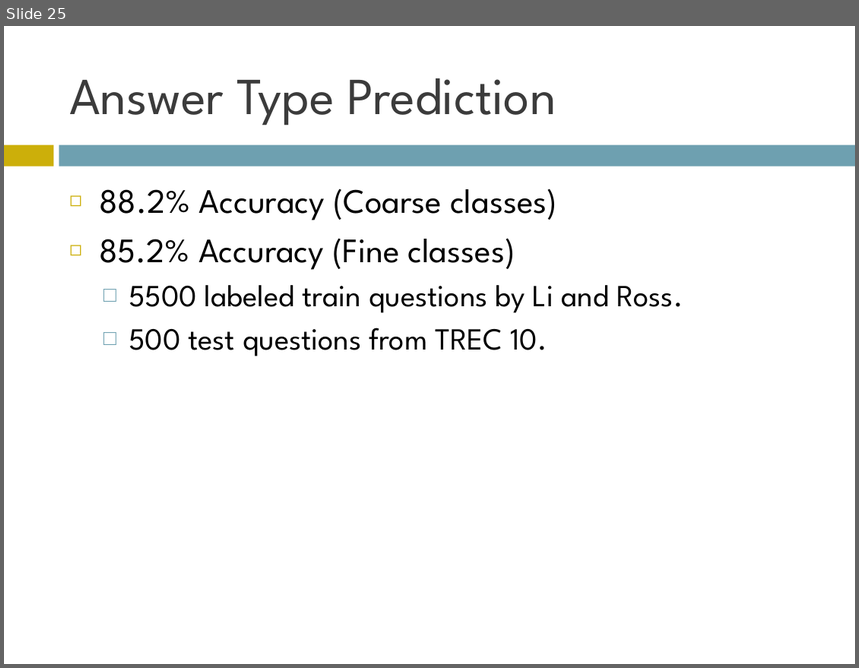
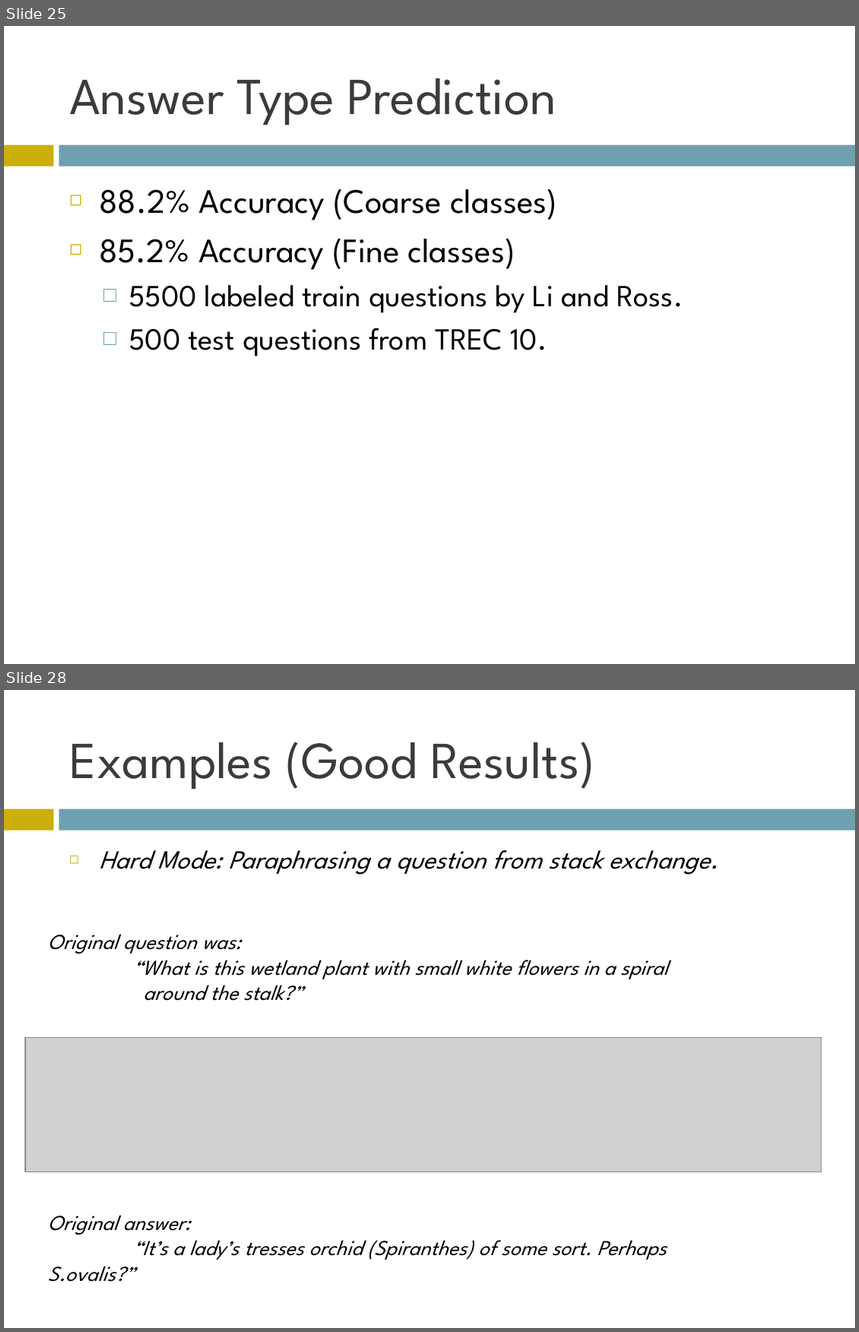
Before and after one commit to AndrewFM/NLPFinal, a slide deck: QA Presentation.ppt. Shown one above the other, each under a label of ours: slide 25 before the commit, slides 25 and 28 after it; the slides between them are not shown. The pictures are 859x668 and 859x1332 pixels, drawn with LibreOffice and Linux fonts; fonts in the diff are those of the drawing; grey boxes stand for pictures. Boxes give left, top, right and bottom in pixels: in the first picture for what was removed or moved away, otherwise in the second. Text is boxed around its words. In the diff, an @@ line names an element or a change of style, - is before the commit and + after.

```diff
--- a/QA Presentation.ppt
+++ b/QA Presentation.ppt
@@ slide 28 added at bbox=[4, 690, 855, 1328], background #FFFFFF; not listed: 2 template elements that a slide beside it also shows @@
@@ title added at bbox=[69, 742, 595, 790], 44 pt, text #3B3B3B @@
+Examples (Good Results)
@@ text added at bbox=[99, 850, 718, 875], 22 pt, text #000000, italic @@
+◻ Hard Mode: Paraphrasing a question from stack exchange.
@@ text added at bbox=[48, 935, 667, 1282], 18 pt, text #000000, italic @@
+Original question was:
+“What is this wetland plant with small white flowers in a spiral
+around the stalk?”
+Original answer:
+“It’s a lady’s tresses orchid (Spiranthes) of some sort. Perhaps S.ovalis?”
@@ picture added at bbox=[25, 1037, 821, 1172] @@
```
Also in this commit, not shown: 3 slides changed, 12 other slides added, 2 slides removed, 4 other files.
